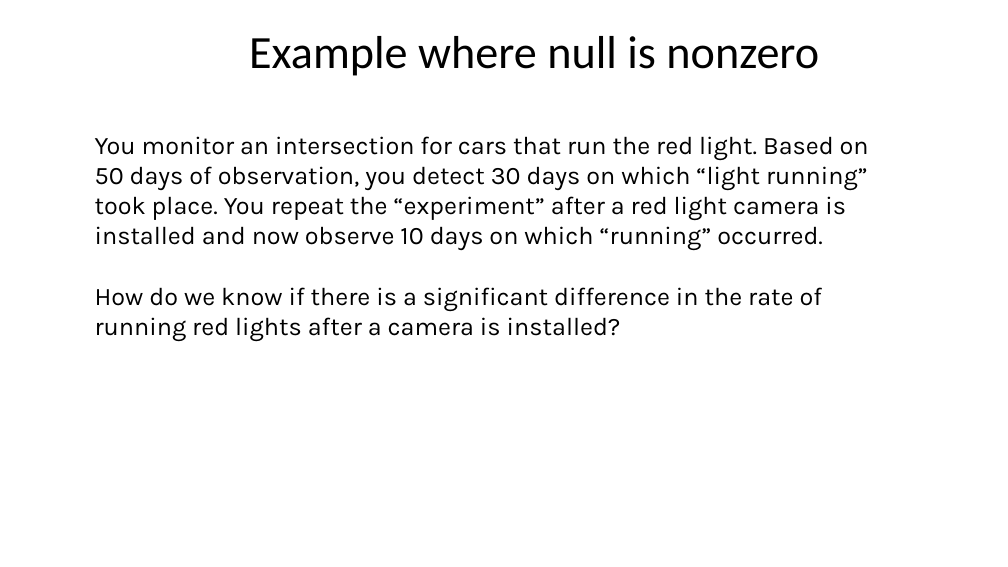
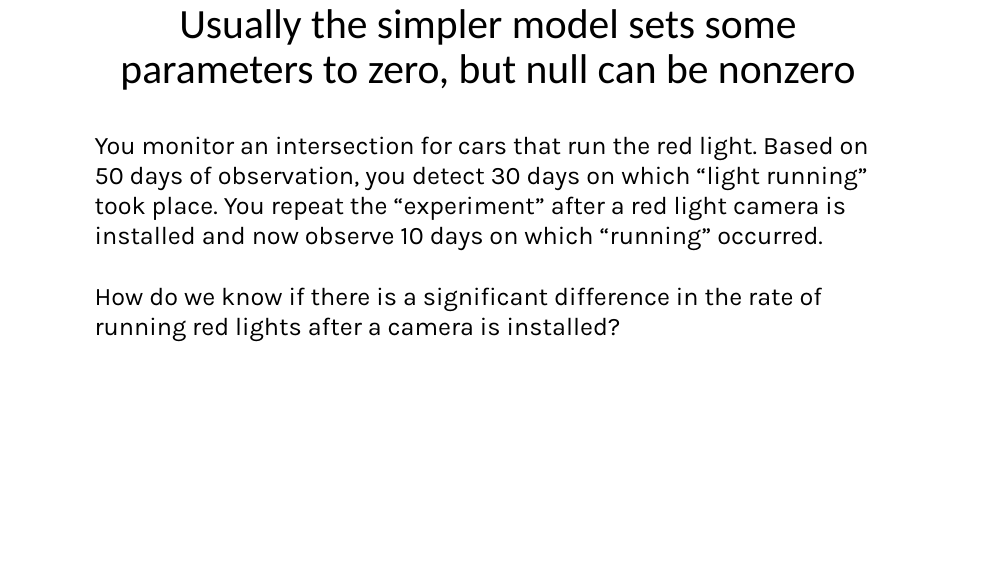
Before and after one commit to taaltree/FW536, a slide deck: slide 12 of Day3_MixedModels_ModelSelection/FW536_Day3_Afternoon_hypothesis test and model selection.pptx (slide 6 before the commit). Drawn at 1008x567 pixels with LibreOffice and Linux fonts; fonts in the diff are those of the drawing. Boxes give left, top, right and bottom in pixels: in the first picture for what was removed or moved away, otherwise in the second. Text is boxed around its words. In the diff, an @@ line names an element or a change of style, - is before the commit and + after.

```diff
--- a/Day3_MixedModels_ModelSelection/FW536_Day3_Afternoon_hypothesis test and model selection.pptx
+++ b/Day3_MixedModels_ModelSelection/FW536_Day3_Afternoon_hypothesis test and model selection.pptx
@@ title at <box>120,9,855,90</box>: text changed; size 44 to 39.6 pt @@
-Example where null is nonzero
+Usually the simpler model sets some parameters to zero, but null can be nonzero
```
Also in this commit, not shown: 7 other slides changed, 16 slides added, 25 slides removed, 8 other files.
